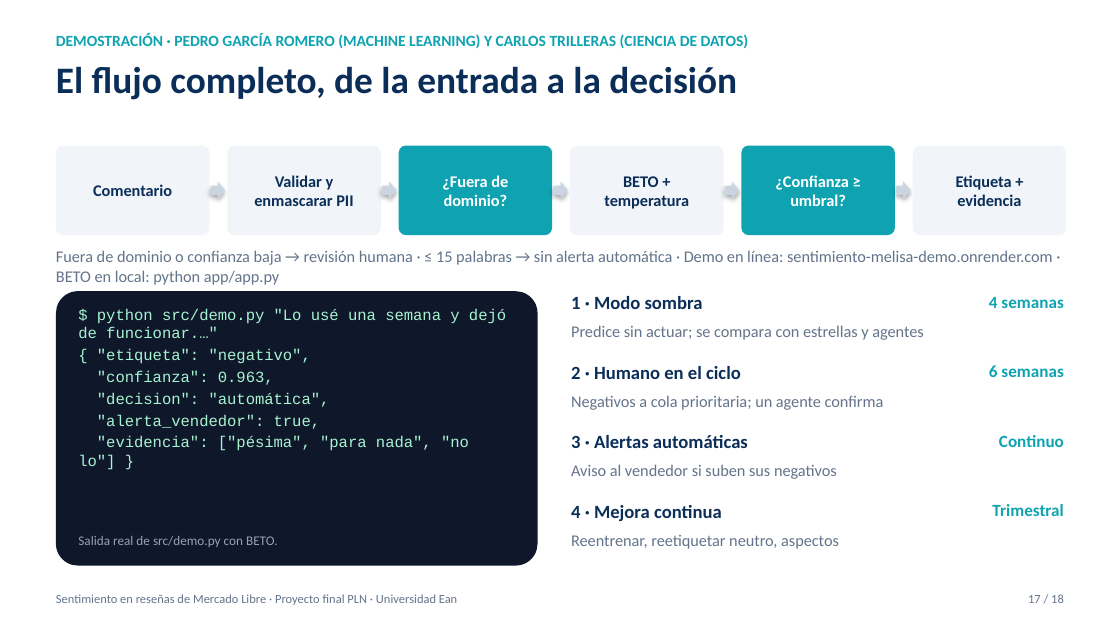
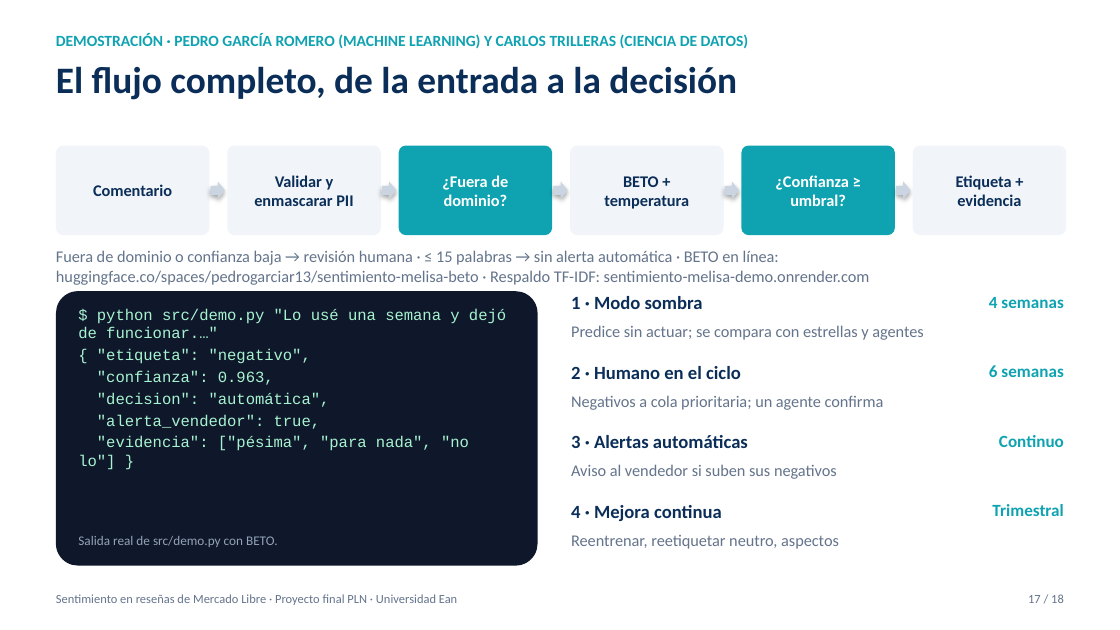
Before and after one commit to pedrogarciar13/proyecto_final_pln, a slide deck: slide 17 of docs/Presentacion_Proyecto_PLN.pptx. Drawn at 1120x630 pixels with LibreOffice and Linux fonts; fonts in the diff are those of the drawing. Boxes give left, top, right and bottom in pixels: in the first picture for what was removed or moved away, otherwise in the second. Text is boxed around its words. In the diff, an @@ line names an element or a change of style, - is before the commit and + after.

```diff
--- a/docs/Presentacion_Proyecto_PLN.pptx
+++ b/docs/Presentacion_Proyecto_PLN.pptx
@@ text at <box>56,250,870,285</box>: text changed @@
-Fuera de dominio o confianza baja → revisión humana · ≤ 15 palabras → sin alerta automática · Demo en línea: sentimiento-melisa-demo.onrender.com · BETO en local: python app/app.py
+Fuera de dominio o confianza baja → revisión humana · ≤ 15 palabras → sin alerta automática · BETO en línea: huggingface.co/spaces/pedrogarciar13/sentimiento-melisa-beto · Respaldo TF-IDF: sentimiento-melisa-demo.onrender.com
```
Also in this commit, not shown: 13 other files.
